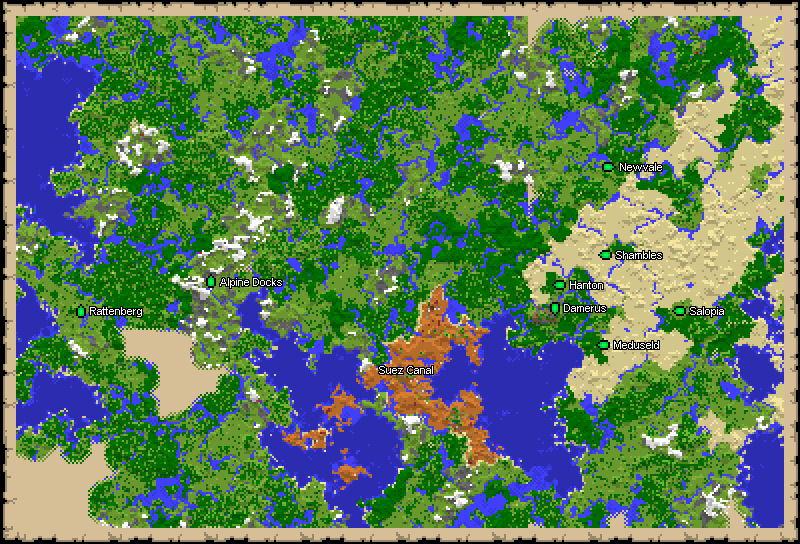
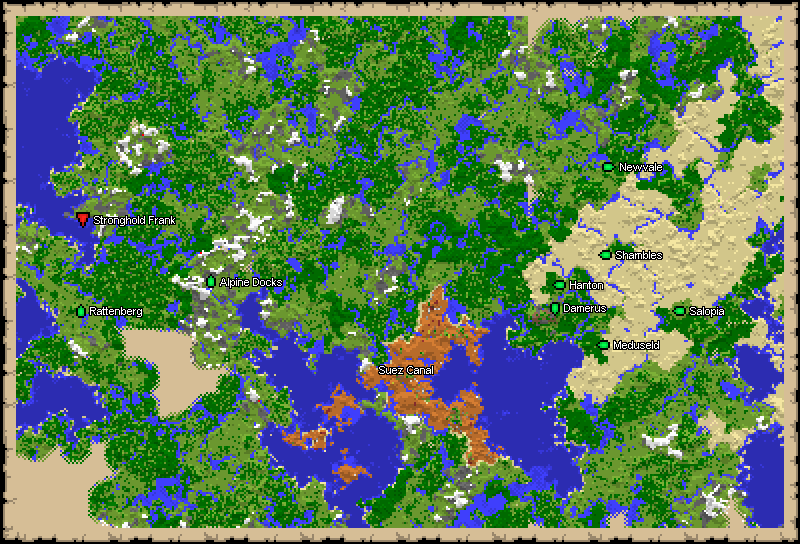
Before/after of a 800x544 layered artwork. What changed in the layer stack:
added layer "Stronghold Frank" in group "Labels" over [94, 216, 175, 226]
painted on "Layer" over [93, 215, 176, 227]
added layer "Custom Icons" in group "Icons" over [76, 212, 90, 228]
renamed "map_71.png" to "map_71.png #1", painted on it over [76, 212, 240, 272]
renamed "map_14.png" to "map_14.png #1", painted on it over [492, 300, 502, 312]
